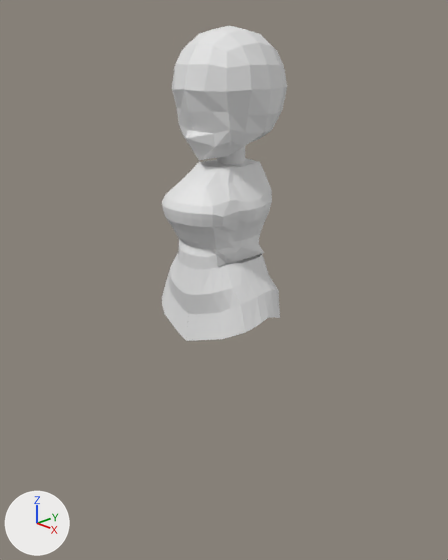
A saved change to the Blender file Assets/Modelagens 3D/Modelagem_Personagens/Pandora_M.blend.
Camera for both pictures: a 50 mm lens placed at (1.379, -1.095, 1.892), pointed at (0.017, 0.232, 1.194). The axes (+X, +Y, +Z) are drawn at lower left. The lights are the same throughout. The first picture is the older version.
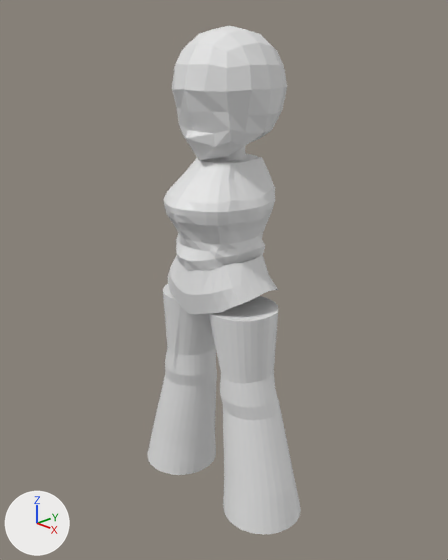
Commit message: Pandora Update Modelo Blender

Location of each change, (x1, y1, x2, y2) in pixels of the pictures (448 x 560 px; the box of a moved part takes in the faces that stretch with it):
'Cylinder.003', added
    after: (148, 284, 301, 535)
'Cylinder', reshaped, rescaled
    before: (162, 158, 272, 269)
    after: (164, 154, 275, 270)
'Cylinder.002', reshaped
    before: (162, 251, 280, 341)
    after: (168, 255, 278, 314)
part 1 of me_cylinder_002, moved or reshaped
    before: (162, 163, 264, 269)
    after: (164, 158, 265, 270)
part 2 of me_cylinder_001, deleted
    before: (162, 277, 280, 341)

The change, as a list of edits to the scene's bpy script:
```text
Change me_cylinder_002:
    used by ob_cylinder; location = (0.015, 0.222, 1.373); scale = (-0.123, -0.123, -0.123)
    remove me_cylinder_002.from_pydata(...)  # 178 vertices, 152 faces; spans x -1.2..0.0, y -1.28..1.55, z -1.64..0.81
    add me_cylinder_002.from_pydata(...)  # 187 vertices, 162 faces; spans x -1.2..0.0, y -1.28..1.45, z -1.64..0.81
    me_cylinder_002 part 1
    1 vertex is removed from x -0.81, y -0.54, z 0.38
    5 faces are deleted
    14 vertices in x -0.91..-0.17, y 0.89..1.46, z -1.24..0.11 move by (0.0, -0.16, 0.0)
    10 vertices in x -1.04..-0.22, y 0.94..1.33, z -0.88..-0.16 move by (0.0, -0.17, 0.0)
    4 vertices in x -0.74..-0.21, y 0.83..1.12, z 0.7..0.81 move by (0.02, -0.05, -0.03)
    33 vertices move from x -1.05..0.0, y -0.98..1.55, z -1.24..0.8 to x -1.06..0.0, y -0.93..1.45, z -1.24..0.78
    10 vertices are added at x -0.98..-0.87, y -0.57..0.42, z 0.37..0.64
    15 new faces join them
Change me_cylinder_001:
    used by ob_cylinder_002; location = (0.015, 0.0, 1.154); scale = (-0.144, -0.144, -0.144)
    remove me_cylinder_001.from_pydata(...)  # 68 vertices, 48 faces; spans x -1.51..0.0, y -2.64..-0.46, z -0.99..0.86
    add me_cylinder_001.from_pydata(...)  # 51 vertices, 32 faces; spans x -1.32..0.0, y -2.64..-0.46, z -0.99..0.24
    me_cylinder_001 part 2
    17 vertices are removed from x -1.51..0.0, y -2.46..-0.46, z 0.14..0.86
    16 faces are deleted
Add me_cylinder_003:
    me_cylinder_003.from_pydata(...)  # 192 vertices, 162 faces; spans x -1.54..2.13, y -1.4..1.4, z -5.44..2.1
Change ob_cylinder:
    ob_cylinder.scale: (-0.123, -0.123, -0.123) -> (-0.131, -0.131, -0.131)
Add ob_cylinder_003:
    ob_cylinder_003 = bpy.data.objects.new('Cylinder.003', me_cylinder_003)
    ob_cylinder_003.location = (0.157, 0.21, 0.94)
    ob_cylinder_003.scale = (0.0945, 0.0945, 0.0945)
    _m = ob_cylinder_003.modifiers.new('Mirror', 'MIRROR')
    _m.mirror_object = ob_cylinder_002
```
